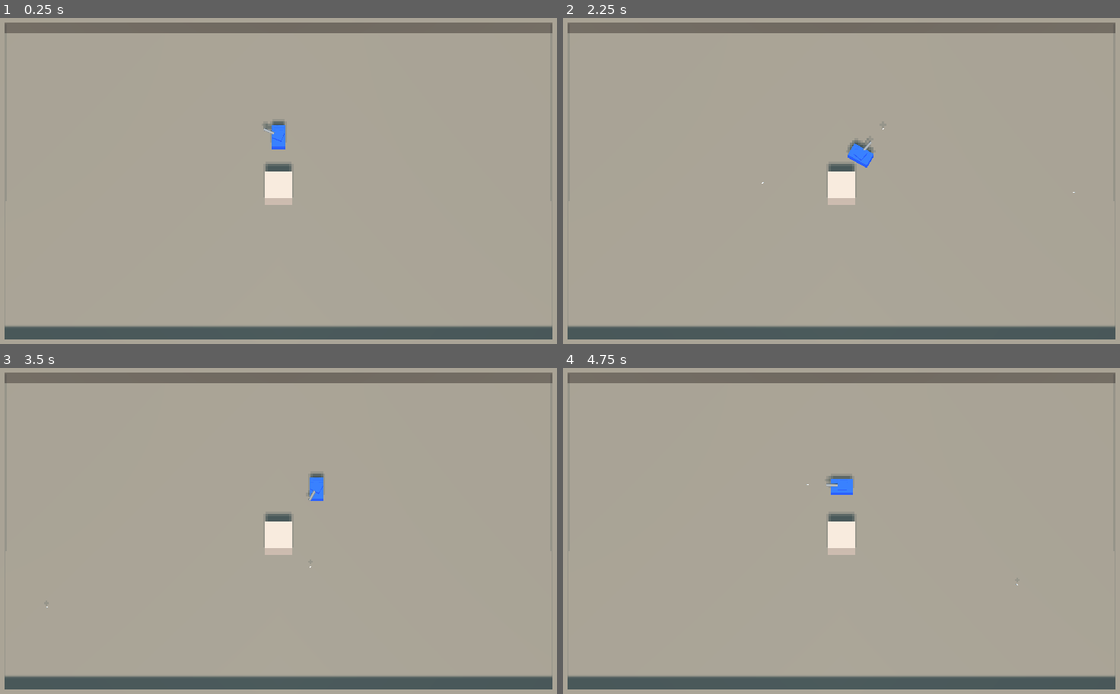
Above: before the commit, frames 1-4 (two rows, left to right).
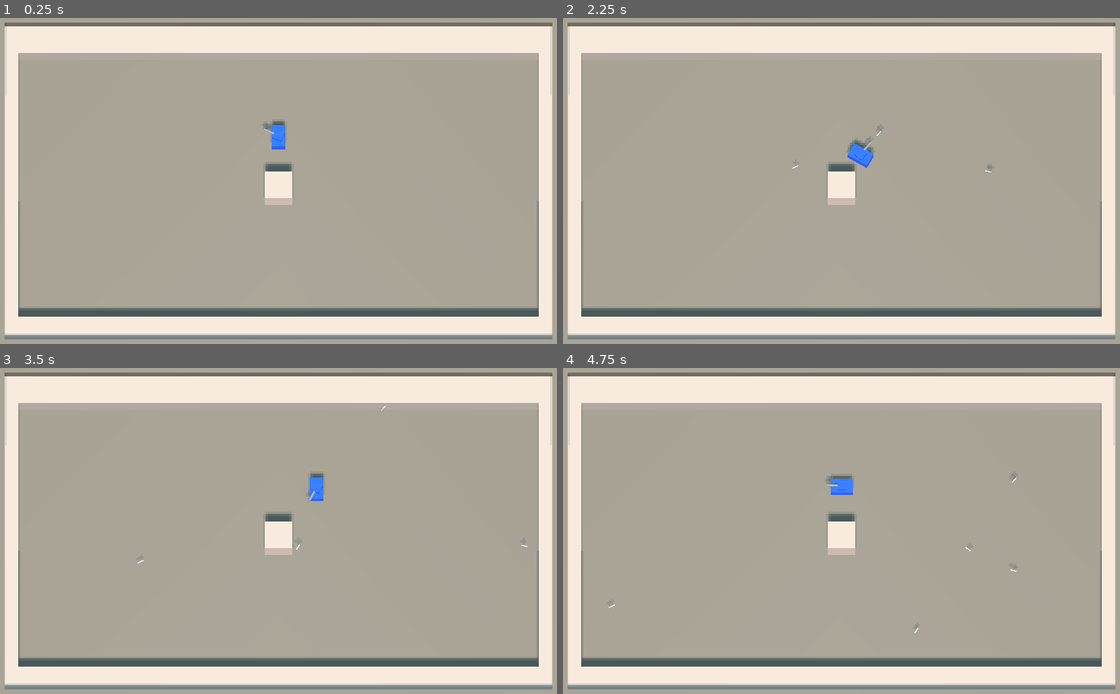
Above: after the commit, the same moments.

Repository: jdrempel/tanks
Game: Godot game, scene res://Main.tscn
Same seed, same stepped clock (60 frames per second), same inputs: the game is played once before the commit and once after it.
Inputs (mouse positions are in pixels of both pictures, inside the frame that each line leads up to):
- Up to frame 1 (0.25 s): no input
- Up to frame 2 (2.25 s): tap Enter at 0.5 s; move the mouse to (975, 167) at 0.52 s; hold D (move_right) 0.53-1.28 s; click (975, 167) at 0.6 s; right-click (975, 167) at 0.8 s; move the mouse to (718, 203) at 1.27 s; hold S (move_down) 1.28-2.03 s; right-click (718, 203) at 1.35 s; click (718, 203) at 1.55 s; move the mouse to (902, 109) at 2.02 s; hold D (move_right) from 2.03 s (still down); click (902, 109) at 2.1 s
- Up to frame 3 (3.5 s): right-click (339, 459) at 2.3 s; move the mouse to (250, 605) at 2.77 s; release D (move_right) at 2.78 s; hold W (move_up) from 2.78 s (still down); right-click (250, 605) at 2.85 s; click (250, 605) at 3.05 s
- Up to frame 4 (4.75 s): move the mouse to (1025, 589) at 3.52 s; release W (move_up) at 3.53 s; hold A (move_left) from 3.53 s (still down); click (1025, 589) at 3.6 s; right-click (1025, 589) at 3.8 s; move the mouse to (657, 482) at 4.27 s; right-click (657, 482) at 4.35 s; click (657, 482) at 4.55 s

The runs differ from the first frame. In frame 1, 21% of the frame differs, in the area x 0-100%, y 2-99%; in frame 2, 21%; in frame 3, 21%; in frame 4, 21%.
Error after the commit: Invalid call. Nonexistent function 'fire' in base 'Nil'. (res://characters/weapons/WeaponController.gd:33)

Commit message:
Reorganize project folders, revamp weapons system
Project files are now better organized into characters, players,
weapons, etc. There is still some work to be done in these areas.

The weapon system has been organized into a better hierarchy which
separates concerns of firing, ammo management, and switching active
weapons.

Diff:
--- a/Bullet.gd
+++ /dev/null
@@ -1,14 +0,0 @@
-extends KinematicBody
-
-export var move_speed := 5
-var velocity := Vector3.ZERO
-
-func initialize():
-	velocity = -transform.basis.z * move_speed
-
-
-func _physics_process(delta):
-	var collision = move_and_collide(velocity * delta)
-	if collision:
-		velocity = velocity.bounce(collision.normal)
-		move_and_collide(velocity * delta)
--- a/Main.tscn
+++ b/Main.tscn
@@ -1,8 +1,8 @@
 [gd_scene load_steps=8 format=2]
 
 [ext_resource path="res://materials/world_static.tres" type="Material" id=1]
-[ext_resource path="res://WallBlock.tscn" type="PackedScene" id=2]
-[ext_resource path="res://Player.tscn" type="PackedScene" id=3]
+[ext_resource path="res://world/WallBlock.tscn" type="PackedScene" id=2]
+[ext_resource path="res://characters/Player.tscn" type="PackedScene" id=3]
 [ext_resource path="res://Main.gd" type="Script" id=4]
 
 [sub_resource type="CubeMesh" id=2]
@@ -22,32 +22,32 @@
 
 [node name="Static" type="Spatial" parent="World"]
 
-[node name="Floor" type="MeshInstance" parent="World/Static"]
+[node name="Floor" type="MeshInstance" parent="World/Static" groups=["world"]]
 cast_shadow = 0
 use_in_baked_light = true
 mesh = SubResource( 2 )
 skeleton = NodePath("../../..")
 material/0 = null
 
-[node name="TopWall" type="MeshInstance" parent="World/Static"]
+[node name="TopWall" type="MeshInstance" parent="World/Static" groups=["world"]]
 transform = Transform( 1, 0, 0, 0, 1, 0, 0, 0, 1, 0, 1, -7 )
 use_in_baked_light = true
 mesh = SubResource( 3 )
 material/0 = ExtResource( 1 )
 
-[node name="BottomWall" type="MeshInstance" parent="World/Static"]
+[node name="BottomWall" type="MeshInstance" parent="World/Static" groups=["world"]]
 transform = Transform( 1, 0, 0, 0, 1, 0, 0, 0, 1, 0, 1, 7 )
 use_in_baked_light = true
 mesh = SubResource( 3 )
 material/0 = ExtResource( 1 )
 
-[node name="LeftWall" type="MeshInstance" parent="World/Static"]
+[node name="LeftWall" type="MeshInstance" parent="World/Static" groups=["world"]]
 transform = Transform( 1, 0, 0, 0, 1, 0, 0, 0, 1, -11, 1, 0 )
 use_in_baked_light = true
 mesh = SubResource( 5 )
 material/0 = ExtResource( 1 )
 
-[node name="RightWall" type="MeshInstance" parent="World/Static"]
+[node name="RightWall" type="MeshInstance" parent="World/Static" groups=["world"]]
 transform = Transform( 1, 0, 0, 0, 1, 0, 0, 0, 1, 11, 1, 0 )
 use_in_baked_light = true
 mesh = SubResource( 5 )
@@ -61,8 +61,200 @@
 
 [node name="Obstacles" type="Spatial" parent="World"]
 
-[node name="WallBlock" parent="World/Obstacles" instance=ExtResource( 2 )]
+[node name="WallBlock" parent="World/Obstacles" groups=["world"] instance=ExtResource( 2 )]
 transform = Transform( 1, 0, 0, 0, 1, 0, 0, 0, 1, 0, 0.5, 0 )
+
+[node name="WallBlock2" parent="World/Obstacles" groups=["world"] instance=ExtResource( 2 )]
+transform = Transform( 1, 0, 0, 0, 1, 0, 0, 0, 1, -10, 0.5, -6 )
+
+[node name="WallBlock3" parent="World/Obstacles" groups=["world"] instance=ExtResource( 2 )]
+transform = Transform( 1, 0, 0, 0, 1, 0, 0, 0, 1, -10, 0.5, -5 )
+
+[node name="WallBlock4" parent="World/Obstacles" groups=["world"] instance=ExtResource( 2 )]
+transform = Transform( 1, 0, 0, 0, 1, 0, 0, 0, 1, -10, 0.5, -4 )
+
+[node name="WallBlock5" parent="World/Obstacles" groups=["world"] instance=ExtResource( 2 )]
+transform = Transform( 1, 0, 0, 0, 1, 0, 0, 0, 1, -10, 0.5, -3 )
+
+[node name="WallBlock6" parent="World/Obstacles" groups=["world"] instance=ExtResource( 2 )]
+transform = Transform( 1, 0, 0, 0, 1, 0, 0, 0, 1, -10, 0.5, -2 )
+
+[node name="WallBlock7" parent="World/Obstacles" groups=["world"] instance=ExtResource( 2 )]
+transform = Transform( 1, 0, 0, 0, 1, 0, 0, 0, 1, -10, 0.5, -1 )
+
+[node name="WallBlock8" parent="World/Obstacles" groups=["world"] instance=ExtResource( 2 )]
+transform = Transform( 1, 0, 0, 0, 1, 0, 0, 0, 1, -10, 0.5, 0 )
+
+[node name="WallBlock9" parent="World/Obstacles" groups=["world"] instance=ExtResource( 2 )]
+transform = Transform( 1, 0, 0, 0, 1, 0, 0, 0, 1, -10, 0.5, 1 )
+
+[node name="WallBlock10" parent="World/Obstacles" groups=["world"] instance=ExtResource( 2 )]
+transform = Transform( 1, 0, 0, 0, 1, 0, 0, 0, 1, -10, 0.5, 2 )
+
+[node name="WallBlock11" parent="World/Obstacles" groups=["world"] instance=ExtResource( 2 )]
+transform = Transform( 1, 0, 0, 0, 1, 0, 0, 0, 1, -10, 0.5, 3 )
+
+[node name="WallBlock12" parent="World/Obstacles" groups=["world"] instance=ExtResource( 2 )]
+transform = Transform( 1, 0, 0, 0, 1, 0, 0, 0, 1, -10, 0.5, 4 )
+
+[node name="WallBlock13" parent="World/Obstacles" groups=["world"] instance=ExtResource( 2 )]
+transform = Transform( 1, 0, 0, 0, 1, 0, 0, 0, 1, -10, 0.5, 5 )
+
+[node name="WallBlock14" parent="World/Obstacles" groups=["world"] instance=ExtResource( 2 )]
+transform = Transform( 1, 0, 0, 0, 1, 0, 0, 0, 1, 10, 0.5, -6 )
+
+[node name="WallBlock15" parent="World/Obstacles" groups=["world"] instance=ExtResource( 2 )]
+transform = Transform( 1, 0, 0, 0, 1, 0, 0, 0, 1, 10, 0.5, -5 )
+
+[node name="WallBlock16" parent="World/Obstacles" groups=["world"] instance=ExtResource( 2 )]
+transform = Transform( 1, 0, 0, 0, 1, 0, 0, 0, 1, 10, 0.5, -4 )
+
+[node name="WallBlock17" parent="World/Obstacles" groups=["world"] instance=ExtResource( 2 )]
+transform = Transform( 1, 0, 0, 0, 1, 0, 0, 0, 1, 10, 0.5, -3 )
+
+[node name="WallBlock18" parent="World/Obstacles" groups=["world"] instance=ExtResource( 2 )]
+transform = Transform( 1, 0, 0, 0, 1, 0, 0, 0, 1, 10, 0.5, -2 )
+
+[node name="WallBlock19" parent="World/Obstacles" groups=["world"] instance=ExtResource( 2 )]
+transform = Transform( 1, 0, 0, 0, 1, 0, 0, 0, 1, 10, 0.5, -1 )
+
+[node name="WallBlock20" parent="World/Obstacles" groups=["world"] instance=ExtResource( 2 )]
+transform = Transform( 1, 0, 0, 0, 1, 0, 0, 0, 1, 10, 0.5, 0 )
+
+[node name="WallBlock21" parent="World/Obstacles" groups=["world"] instance=ExtResource( 2 )]
+transform = Transform( 1, 0, 0, 0, 1, 0, 0, 0, 1, 10, 0.5, 1 )
+
+[node name="WallBlock22" parent="World/Obstacles" groups=["world"] instance=ExtResource( 2 )]
+transform = Transform( 1, 0, 0, 0, 1, 0, 0, 0, 1, 10, 0.5, 2 )
+
+[node name="WallBlock23" parent="World/Obstacles" groups=["world"] instance=ExtResource( 2 )]
+transform = Transform( 1, 0, 0, 0, 1, 0, 0, 0, 1, 10, 0.5, 3 )
+
+[node name="WallBlock24" parent="World/Obstacles" groups=["world"] instance=ExtResource( 2 )]
+transform = Transform( 1, 0, 0, 0, 1, 0, 0, 0, 1, 10, 0.5, 4 )
+
+[node name="WallBlock25" parent="World/Obstacles" groups=["world"] instance=ExtResource( 2 )]
+transform = Transform( 1, 0, 0, 0, 1, 0, 0, 0, 1, 10, 0.5, 5 )
+
+[node name="WallBlock26" parent="World/Obstacles" groups=["world"] instance=ExtResource( 2 )]
+transform = Transform( -4.37114e-08, 0, 1, 0, 1, 0, -1, 0, -4.37114e-08, -5.5, 0.5, 5.5 )
+
+[node name="WallBlock27" parent="World/Obstacles" groups=["world"] instance=ExtResource( 2 )]
+transform = Transform( -4.37114e-08, 0, 1, 0, 1, 0, -1, 0, -4.37114e-08, -4.5, 0.5, 5.5 )
+
+[node name="WallBlock28" parent="World/Obstacles" groups=["world"] instance=ExtResource( 2 )]
+transform = Transform( -4.37114e-08, 0, 1, 0, 1, 0, -1, 0, -4.37114e-08, -3.5, 0.5, 5.5 )
+
+[node name="WallBlock29" parent="World/Obstacles" groups=["world"] instance=ExtResource( 2 )]
+transform = Transform( -4.37114e-08, 0, 1, 0, 1, 0, -1, 0, -4.37114e-08, -2.5, 0.5, 5.5 )
+
+[node name="WallBlock30" parent="World/Obstacles" groups=["world"] instance=ExtResource( 2 )]
+transform = Transform( -4.37114e-08, 0, 1, 0, 1, 0, -1, 0, -4.37114e-08, -1.5, 0.5, 5.5 )
+
+[node name="WallBlock31" parent="World/Obstacles" groups=["world"] instance=ExtResource( 2 )]
+transform = Transform( -4.37114e-08, 0, 1, 0, 1, 0, -1, 0, -4.37114e-08, -0.5, 0.5, 5.5 )
+
+[node name="WallBlock32" parent="World/Obstacles" groups=["world"] instance=ExtResource( 2 )]
+transform = Transform( -4.37114e-08, 0, 1, 0, 1, 0, -1, 0, -4.37114e-08, 0.5, 0.5, 5.5 )
+
+[node name="WallBlock33" parent="World/Obstacles" groups=["world"] instance=ExtResource( 2 )]
+transform = Transform( -4.37114e-08, 0, 1, 0, 1, 0, -1, 0, -4.37114e-08, 1.5, 0.5, 5.5 )
+
+[node name="WallBlock34" parent="World/Obstacles" groups=["world"] instance=ExtResource( 2 )]
+transform = Transform( -4.37114e-08, 0, 1, 0, 1, 0, -1, 0, -4.37114e-08, 2.5, 0.5, 5.5 )
+
+[node name="WallBlock35" parent="World/Obstacles" groups=["world"] instance=ExtResource( 2 )]
+transform = Transform( -4.37114e-08, 0, 1, 0, 1, 0, -1, 0, -4.37114e-08, 3.5, 0.5, 5.5 )
+
+[node name="WallBlock36" parent="World/Obstacles" groups=["world"] instance=ExtResource( 2 )]
+transform = Transform( -4.37114e-08, 0, 1, 0, 1, 0, -1, 0, -4.37114e-08, 4.5, 0.5, 5.5 )
+
+[node name="WallBlock37" parent="World/Obstacles" groups=["world"] instance=ExtResource( 2 )]
+transform = Transform( -4.37114e-08, 0, 1, 0, 1, 0, -1, 0, -4.37114e-08, 5.5, 0.5, 5.5 )
+
+[node name="WallBlock38" parent="World/Obstacles" groups=["world"] instance=ExtResource( 2 )]
+transform = Transform( -4.37114e-08, 0, 1, 0, 1, 0, -1, 0, -4.37114e-08, -5.5, 0.5, -5.5 )
+
+[node name="WallBlock39" parent="World/Obstacles" groups=["world"] instance=ExtResource( 2 )]
+transform = Transform( -4.37114e-08, 0, 1, 0, 1, 0, -1, 0, -4.37114e-08, -4.5, 0.5, -5.5 )
+
+[node name="WallBlock40" parent="World/Obstacles" groups=["world"] instance=ExtResource( 2 )]
+transform = Transform( -4.37114e-08, 0, 1, 0, 1, 0, -1, 0, -4.37114e-08, -3.5, 0.5, -5.5 )
+
+[node name="WallBlock41" parent="World/Obstacles" groups=["world"] instance=ExtResource( 2 )]
+transform = Transform( -4.37114e-08, 0, 1, 0, 1, 0, -1, 0, -4.37114e-08, -2.5, 0.5, -5.5 )
+
+[node name="WallBlock54" parent="World/Obstacles" groups=["world"] instance=ExtResource( 2 )]
+transform = Transform( -4.37114e-08, 0, 1, 0, 1, 0, -1, 0, -4.37114e-08, -9.5, 0.5, -5.5 )
+
+[node name="WallBlock55" parent="World/Obstacles" groups=["world"] instance=ExtResource( 2 )]
+transform = Transform( -4.37114e-08, 0, 1, 0, 1, 0, -1, 0, -4.37114e-08, -8.5, 0.5, -5.5 )
+
+[node name="WallBlock56" parent="World/Obstacles" groups=["world"] instance=ExtResource( 2 )]
+transform = Transform( -4.37114e-08, 0, 1, 0, 1, 0, -1, 0, -4.37114e-08, -7.5, 0.5, -5.5 )
+
+[node name="WallBlock57" parent="World/Obstacles" groups=["world"] instance=ExtResource( 2 )]
+transform = Transform( -4.37114e-08, 0, 1, 0, 1, 0, -1, 0, -4.37114e-08, -6.5, 0.5, -5.5 )
+
+[node name="WallBlock58" parent="World/Obstacles" groups=["world"] instance=ExtResource( 2 )]
+transform = Transform( -4.37114e-08, 0, 1, 0, 1, 0, -1, 0, -4.37114e-08, -9.5, 0.5, 5.5 )
+
+[node name="WallBlock59" parent="World/Obstacles" groups=["world"] instance=ExtResource( 2 )]
+transform = Transform( -4.37114e-08, 0, 1, 0, 1, 0, -1, 0, -4.37114e-08, -8.5, 0.5, 5.5 )
+
+[node name="WallBlock60" parent="World/Obstacles" groups=["world"] instance=ExtResource( 2 )]
+transform = Transform( -4.37114e-08, 0, 1, 0, 1, 0, -1, 0, -4.37114e-08, -7.5, 0.5, 5.5 )
+
+[node name="WallBlock61" parent="World/Obstacles" groups=["world"] instance=ExtResource( 2 )]
+transform = Transform( -4.37114e-08, 0, 1, 0, 1, 0, -1, 0, -4.37114e-08, -6.5, 0.5, 5.5 )
+
+[node name="WallBlock62" parent="World/Obstacles" groups=["world"] instance=ExtResource( 2 )]
+transform = Transform( -4.37114e-08, 0, 1, 0, 1, 0, -1, 0, -4.37114e-08, 6.5, 0.5, 5.5 )
+
+[node name="WallBlock63" parent="World/Obstacles" groups=["world"] instance=ExtResource( 2 )]
+transform = Transform( -4.37114e-08, 0, 1, 0, 1, 0, -1, 0, -4.37114e-08, 7.5, 0.5, 5.5 )
+
+[node name="WallBlock64" parent="World/Obstacles" groups=["world"] instance=ExtResource( 2 )]
+transform = Transform( -4.37114e-08, 0, 1, 0, 1, 0, -1, 0, -4.37114e-08, 8.5, 0.5, 5.5 )
+
+[node name="WallBlock65" parent="World/Obstacles" groups=["world"] instance=ExtResource( 2 )]
+transform = Transform( -4.37114e-08, 0, 1, 0, 1, 0, -1, 0, -4.37114e-08, 9.5, 0.5, 5.5 )
+
+[node name="WallBlock42" parent="World/Obstacles" groups=["world"] instance=ExtResource( 2 )]
+transform = Transform( -4.37114e-08, 0, 1, 0, 1, 0, -1, 0, -4.37114e-08, -1.5, 0.5, -5.5 )
+
+[node name="WallBlock43" parent="World/Obstacles" groups=["world"] instance=ExtResource( 2 )]
+transform = Transform( -4.37114e-08, 0, 1, 0, 1, 0, -1, 0, -4.37114e-08, -0.5, 0.5, -5.5 )
+
+[node name="WallBlock44" parent="World/Obstacles" groups=["world"] instance=ExtResource( 2 )]
+transform = Transform( -4.37114e-08, 0, 1, 0, 1, 0, -1, 0, -4.37114e-08, 0.5, 0.5, -5.5 )
+
+[node name="WallBlock45" parent="World/Obstacles" groups=["world"] instance=ExtResource( 2 )]
+transform = Transform( -4.37114e-08, 0, 1, 0, 1, 0, -1, 0, -4.37114e-08, 1.5, 0.5, -5.5 )
+
+[node name="WallBlock46" parent="World/Obstacles" groups=["world"] instance=ExtResource( 2 )]
+transform = Transform( -4.37114e-08, 0, 1, 0, 1, 0, -1, 0, -4.37114e-08, 2.5, 0.5, -5.5 )
+
+[node name="WallBlock47" parent="World/Obstacles" groups=["world"] instance=ExtResource( 2 )]
+transform = Transform( -4.37114e-08, 0, 1, 0, 1, 0, -1, 0, -4.37114e-08, 3.5, 0.5, -5.5 )
+
+[node name="WallBlock48" parent="World/Obstacles" groups=["world"] instance=ExtResource( 2 )]
+transform = Transform( -4.37114e-08, 0, 1, 0, 1, 0, -1, 0, -4.37114e-08, 4.5, 0.5, -5.5 )
+
+[node name="WallBlock49" parent="World/Obstacles" groups=["world"] instance=ExtResource( 2 )]
+transform = Transform( -4.37114e-08, 0, 1, 0, 1, 0, -1, 0, -4.37114e-08, 5.5, 0.5, -5.5 )
+
+[node name="WallBlock50" parent="World/Obstacles" groups=["world"] instance=ExtResource( 2 )]
+transform = Transform( -4.37114e-08, 0, 1, 0, 1, 0, -1, 0, -4.37114e-08, 6.5, 0.5, -5.5 )
+
+[node name="WallBlock51" parent="World/Obstacles" groups=["world"] instance=ExtResource( 2 )]
+transform = Transform( -4.37114e-08, 0, 1, 0, 1, 0, -1, 0, -4.37114e-08, 7.5, 0.5, -5.5 )
+
+[node name="WallBlock52" parent="World/Obstacles" groups=["world"] instance=ExtResource( 2 )]
+transform = Transform( -4.37114e-08, 0, 1, 0, 1, 0, -1, 0, -4.37114e-08, 8.5, 0.5, -5.5 )
+
+[node name="WallBlock53" parent="World/Obstacles" groups=["world"] instance=ExtResource( 2 )]
+transform = Transform( -4.37114e-08, 0, 1, 0, 1, 0, -1, 0, -4.37114e-08, 9.5, 0.5, -5.5 )
 
 [node name="CameraRoot" type="Spatial" parent="."]
 transform = Transform( 1, 0, 0, 0, 1, 0, 0, 0, 1, 0, 0, 5 )
--- a/Weapon.gd
+++ /dev/null
@@ -1,6 +0,0 @@
-extends Reference
-
-export(PackedScene) var ordnance
-
-func fire():
-	pass
--- a/Player.gd
+++ b/characters/Player.gd
@@ -22,6 +22,10 @@
 	elif rotation_lerp > 1:
 		rotation_lerp = 1
 	transform.basis = transform.basis.slerp(target_rotation, rotation_lerp).orthonormalized()
+
+
+func destroy():
+	queue_free()
 
 
 func _process(delta):
--- a/Player.tscn
+++ b/characters/Player.tscn
@@ -1,10 +1,12 @@
-[gd_scene load_steps=10 format=2]
+[gd_scene load_steps=12 format=2]
 
-[ext_resource path="res://Player.gd" type="Script" id=1]
-[ext_resource path="res://TurretRoot.gd" type="Script" id=2]
-[ext_resource path="res://materials/player1.tres" type="Material" id=3]
+[ext_resource path="res://characters/weapons/Bullet.tscn" type="PackedScene" id=1]
+[ext_resource path="res://characters/TurretRoot.gd" type="Script" id=2]
+[ext_resource path="res://characters/Player.gd" type="Script" id=3]
 [ext_resource path="res://materials/tank_barrel.tres" type="Material" id=4]
-[ext_resource path="res://Bullet.tscn" type="PackedScene" id=5]
+[ext_resource path="res://materials/player1.tres" type="Material" id=5]
+[ext_resource path="res://characters/weapons/WeaponController.gd" type="Script" id=6]
+[ext_resource path="res://characters/weapons/Cannon.tscn" type="PackedScene" id=7]
 
 [sub_resource type="CapsuleShape" id=1]
 radius = 0.300532
@@ -26,7 +28,7 @@
 [node name="Player" type="KinematicBody"]
 transform = Transform( 1, 0, 1.74846e-07, 0, 1, 0, -1.74846e-07, 0, 1, 0, 0, 0 )
 collision_mask = 15
-script = ExtResource( 1 )
+script = ExtResource( 3 )
 
 [node name="CollisionShape" type="CollisionShape" parent="."]
 transform = Transform( 1, 0, 0, 0, 1, 0, 0, 0, 1, 0, 0.0819974, 0 )
@@ -35,16 +37,16 @@
 [node name="Body" type="MeshInstance" parent="."]
 transform = Transform( -1, 0, -8.74228e-08, 0, 1, 0, 8.74228e-08, 0, -1, 0, 0, 0 )
 mesh = SubResource( 2 )
-material/0 = ExtResource( 3 )
+material/0 = ExtResource( 5 )
 
 [node name="TurretRoot" type="Spatial" parent="Body"]
 transform = Transform( 1, 0, 0, 0, 1, 0, 0, 0, 1, 0, 0.275, 0 )
 script = ExtResource( 2 )
-ordnance = ExtResource( 5 )
+ordnance = ExtResource( 1 )
 
 [node name="Turret" type="MeshInstance" parent="Body/TurretRoot"]
 mesh = SubResource( 3 )
-material/0 = ExtResource( 3 )
+material/0 = ExtResource( 5 )
 
 [node name="Barrel" type="MeshInstance" parent="Body/TurretRoot"]
 transform = Transform( 1, 0, 0, 0, -4.37114e-08, -1, 0, 1, -4.37114e-08, 1.96594e-07, 0, -0.374591 )
@@ -53,3 +55,7 @@
 
 [node name="FirePoint" type="Spatial" parent="Body/TurretRoot"]
 transform = Transform( 1, 0, 0, 0, 1, 0, 0, 0, 1, 1.76235e-07, 0, -0.671965 )
+
+[node name="WeaponController" type="Node" parent="."]
+script = ExtResource( 6 )
+weapons = [ ExtResource( 7 ) ]
--- a/TurretRoot.gd
+++ b/characters/TurretRoot.gd
@@ -12,10 +12,3 @@
 		camera.project_ray_normal(mouse_position)
 	)
 	look_at(mouse_pos_3d, Vector3.UP)
-
-	if Input.is_action_just_pressed("fire_primary"):
-		var shot = ordnance.instance()
-		shot.global_transform = $FirePoint.global_transform
-		var scene_root = get_tree().get_root().get_children()[0]
-		shot.initialize()
-		scene_root.add_child(shot)
--- /dev/null
+++ b/characters/weapons/AbstractWeapon.gd
@@ -0,0 +1,49 @@
+extends Node
+
+class_name AbstractWeapon
+
+export(PackedScene) var ordnance
+
+export var cooldown_time := 0.0
+
+export var max_ammo := -1
+export var max_live_rounds := 5
+
+export var is_primary: bool
+export var is_secondary: bool
+export var is_active: bool
+
+var off_cooldown := false
+var ammo := -1
+var live_rounds := 0
+var fire_point: Spatial
+
+
+func _ready():
+	ammo = max_ammo
+	off_cooldown = true
+	if cooldown_time > 0:
+		var timer = Timer.new()
+		timer.name = "CooldownTimer"
+		timer.owner = self
+		timer.one_shot = true
+		add_child(timer)
+		timer.connect("timeout", self, "finish_cooldown")
+	fire_point = get_parent().get_parent().find_node("FirePoint")
+
+
+func _fire():
+	pass
+
+
+func can_fire() -> bool:
+	return off_cooldown and ammo != 0 and live_rounds < max_live_rounds
+
+
+func start_cooldown():
+	$CooldownTimer.start(cooldown_time)
+	off_cooldown = false
+
+
+func finish_cooldown():
+	off_cooldown = true
--- /dev/null
+++ b/characters/weapons/Bullet.gd
@@ -0,0 +1,34 @@
+extends KinematicBody
+
+export var move_speed := 3
+var velocity := Vector3.ZERO
+
+export var bounces_remaining := 1
+
+func initialize():
+	velocity = -transform.basis.z * move_speed
+	velocity.y = 0
+
+
+func destroy():
+	queue_free()
+
+
+func impact(other):
+	# play effects
+	if not other.is_in_group("world"):
+		other.destroy()
+	queue_free()
+
+
+func _physics_process(delta):
+	var collision = move_and_collide(velocity * delta)
+	if collision:
+		if collision.collider.is_in_group("world") and bounces_remaining > 0:
+			velocity = velocity.bounce(collision.normal)
+			# not sure what is wrong here
+			# rotate(transform.basis.y, transform.basis.z.angle_to(velocity))
+			move_and_collide(velocity * delta / 2)
+			bounces_remaining -= 1
+		else:
+			impact(collision.collider)
--- a/Bullet.tscn
+++ b/characters/weapons/Bullet.tscn
@@ -1,16 +1,16 @@
 [gd_scene load_steps=4 format=2]
 
-[ext_resource path="res://Bullet.gd" type="Script" id=1]
+[ext_resource path="res://characters/weapons/Bullet.gd" type="Script" id=1]
 
 [sub_resource type="CapsuleMesh" id=1]
 radius = 0.02
-mid_height = 0.03
+mid_height = 0.2
 radial_segments = 6
 rings = 2
 
 [sub_resource type="CapsuleShape" id=2]
 radius = 0.02
-height = 0.03
+height = 0.06
 
 [node name="Bullet" type="KinematicBody"]
 collision_layer = 4
--- /dev/null
+++ b/characters/weapons/Cannon.gd
@@ -0,0 +1,17 @@
+extends AbstractWeapon
+
+
+func _ready():
+	._ready()
+	is_primary = true
+
+
+func _fire():
+	if can_fire():
+		var shot = ordnance.instance()
+		shot.global_transform = fire_point.global_transform
+		var scene_root = get_tree().get_root().get_children()[0]
+		shot.initialize()
+		scene_root.add_child(shot)
+		live_rounds += 1
+		start_cooldown()
--- /dev/null
+++ b/characters/weapons/Cannon.tscn
@@ -0,0 +1,9 @@
+[gd_scene load_steps=3 format=2]
+
+[ext_resource path="res://characters/weapons/Cannon.gd" type="Script" id=1]
+[ext_resource path="res://characters/weapons/Bullet.tscn" type="PackedScene" id=2]
+
+[node name="Cannon" type="Node"]
+script = ExtResource( 1 )
+ordnance = ExtResource( 2 )
+cooldown_time = 0.15
--- /dev/null
+++ b/characters/weapons/WeaponController.gd
@@ -0,0 +1,33 @@
+extends Node
+
+export(Array, PackedScene) var weapons: Array = []
+
+var _weapons: Array
+
+var active_primary = null
+var active_secondary = null
+
+func _ready():
+	for weapon in weapons:
+		var instance = weapon.instance()
+		add_child(instance)
+
+	for weapon in get_children():
+		if weapon.is_primary:
+			weapon.is_active = true
+			active_primary = weapon
+			break
+
+	for weapon in get_children():
+		if weapon.is_secondary:
+			weapon.is_active = true
+			active_secondary = weapon
+			break
+
+
+func _process(delta):
+	if Input.is_action_just_pressed("fire_primary"):
+		active_primary._fire()
+
+	if Input.is_action_just_pressed("fire_secondary"):
+		active_secondary.fire()
--- a/project.godot
+++ b/project.godot
@@ -7,6 +7,16 @@
 ;   param=value ; assign values to parameters
 
 config_version=4
+
+_global_script_classes=[ {
+"base": "Node",
+"class": "AbstractWeapon",
+"language": "GDScript",
+"path": "res://characters/weapons/AbstractWeapon.gd"
+} ]
+_global_script_class_icons={
+"AbstractWeapon": ""
+}
 
 [application]
 
Renamed: WallBlock.tscn -> world/WallBlock.tscn
